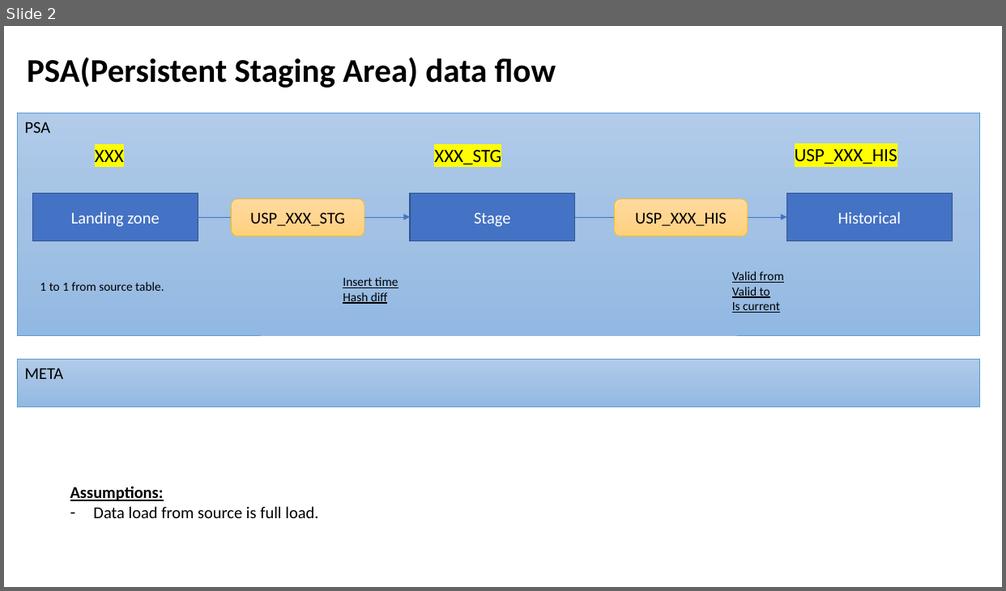
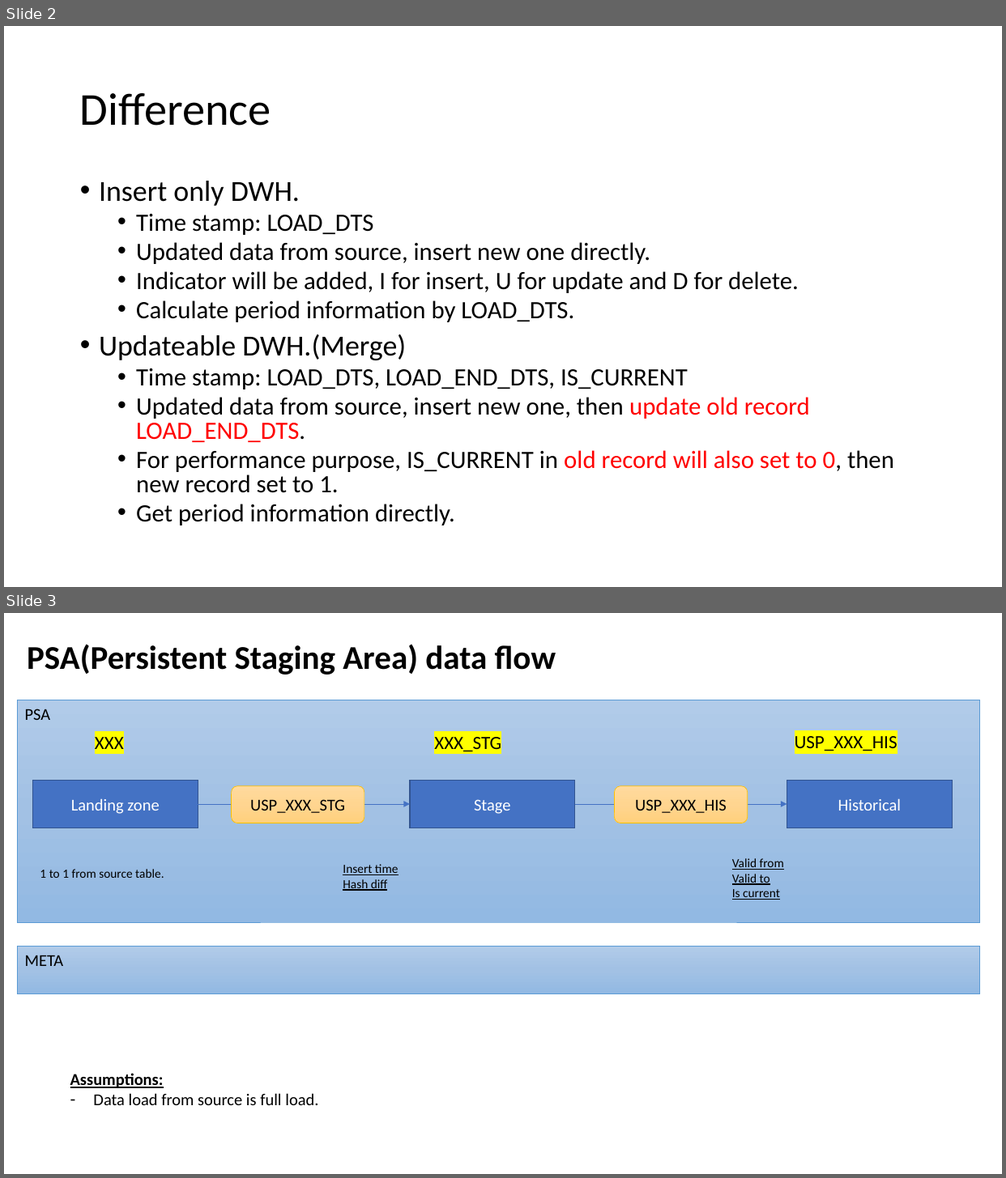
Before and after one commit to microsoftbi/DWH-Generator, a slide deck: DOCS/Intro.pptx. Shown one above the other, each under a label of ours: slide 2 before the commit, slides 2 and 3 after it. The pictures are 1006x591 and 1006x1178 pixels, drawn with LibreOffice and Linux fonts; fonts in the diff are those of the drawing. Boxes give left, top, right and bottom in pixels: in the first picture for what was removed or moved away, otherwise in the second. Text is boxed around its words. In the diff, an @@ line names an element or a change of style, - is before the commit and + after.

```diff
--- a/DOCS/Intro.pptx
+++ b/DOCS/Intro.pptx
@@ slide 2 added at box(4, 26, 1002, 587), background #FFFFFF @@
@@ title added at box(80, 93, 271, 126), 44 pt, text #000000 @@
+Difference
@@ text added at box(99, 181, 894, 526), 24 pt, text #000000 @@
+• Insert only DWH.
+  • Time stamp: LOAD_DTS
+  • Updated data from source, insert new one directly.
+  • Indicator will be added, I for insert, U for update and D for delete.
+  • Calculate period information by LOAD_DTS.
+• Updateable DWH.(Merge)
+  • Time stamp: LOAD_DTS, LOAD_END_DTS, IS_CURRENT
+  • Updated data from source, insert new one, then update old record LOAD_END_DTS.
+  • For performance purpose, IS_CURRENT in old record will also set to 0, then new record set to 1.
+  • Get period information directly.
@@ what was slide 2 is now slide 3 @@
```
Also in this commit, not shown: 2 slides changed, 4 other slides added, 18 other files.
